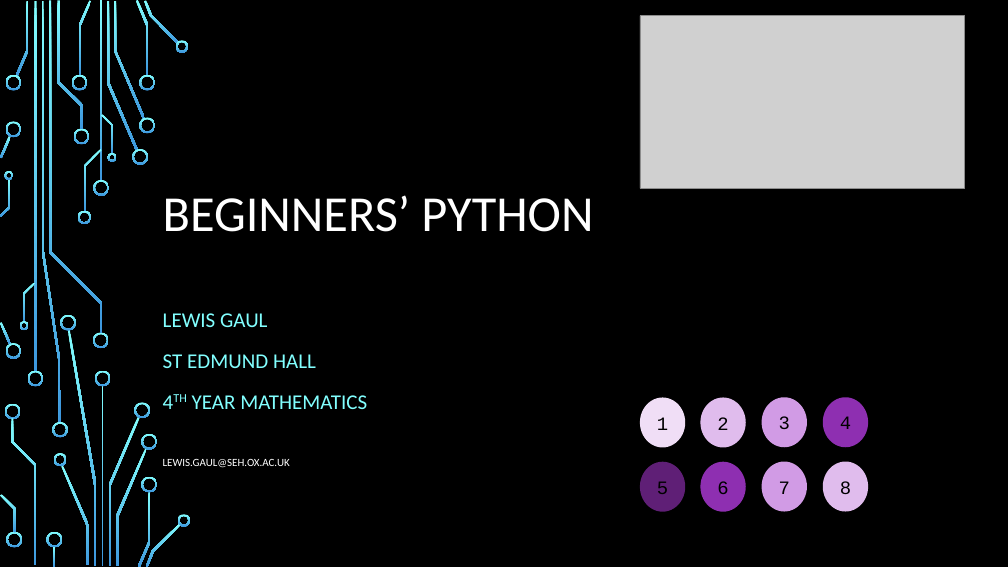
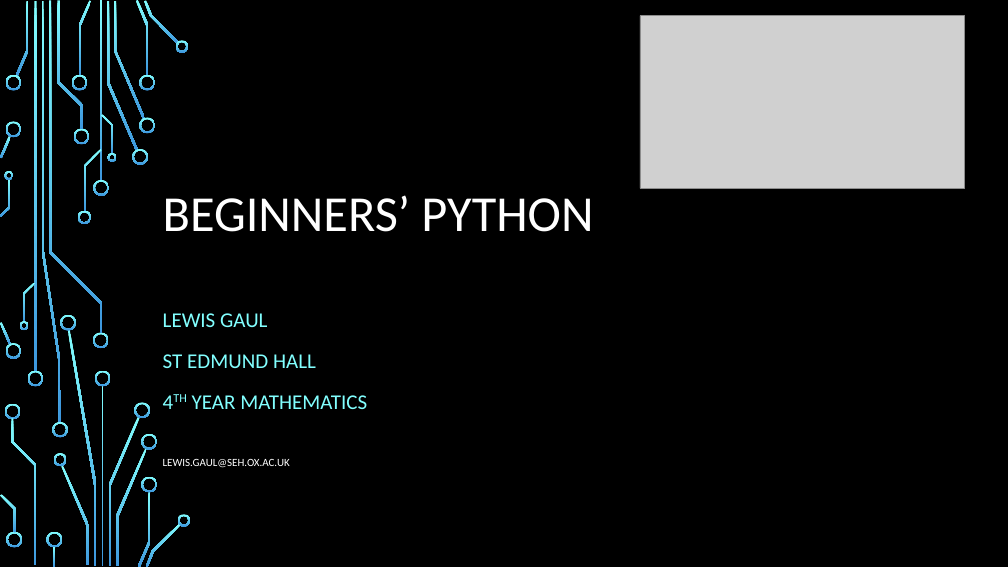
Before and after one commit to LewisGaul/python-tutorial, a slide deck: slide 1 of slides.pptx. Drawn at 1008x567 pixels with LibreOffice and Linux fonts; fonts in the diff are those of the drawing; grey boxes stand for pictures; background and template pictures are left out. Boxes give left, top, right and bottom in pixels: in the first picture for what was removed or moved away, otherwise in the second. Text is boxed around its words. In the diff, an @@ line names an element or a change of style, - is before the commit and + after.

```diff
--- a/slides.pptx
+++ b/slides.pptx
@@ ellipse removed at box(640, 398, 685, 448) @@
-1
@@ ellipse removed at box(700, 398, 746, 448) @@
-2
@@ ellipse removed at box(761, 398, 807, 448) @@
-3
@@ ellipse removed at box(823, 398, 868, 448) @@
-4
@@ ellipse removed at box(640, 462, 685, 512) @@
-5
@@ ellipse removed at box(700, 462, 746, 512) @@
-6
@@ ellipse removed at box(761, 461, 807, 511) @@
-7
@@ ellipse removed at box(823, 461, 868, 511) @@
-8
```
Also in this commit, not shown: 1 slide removed, 4 other files.
